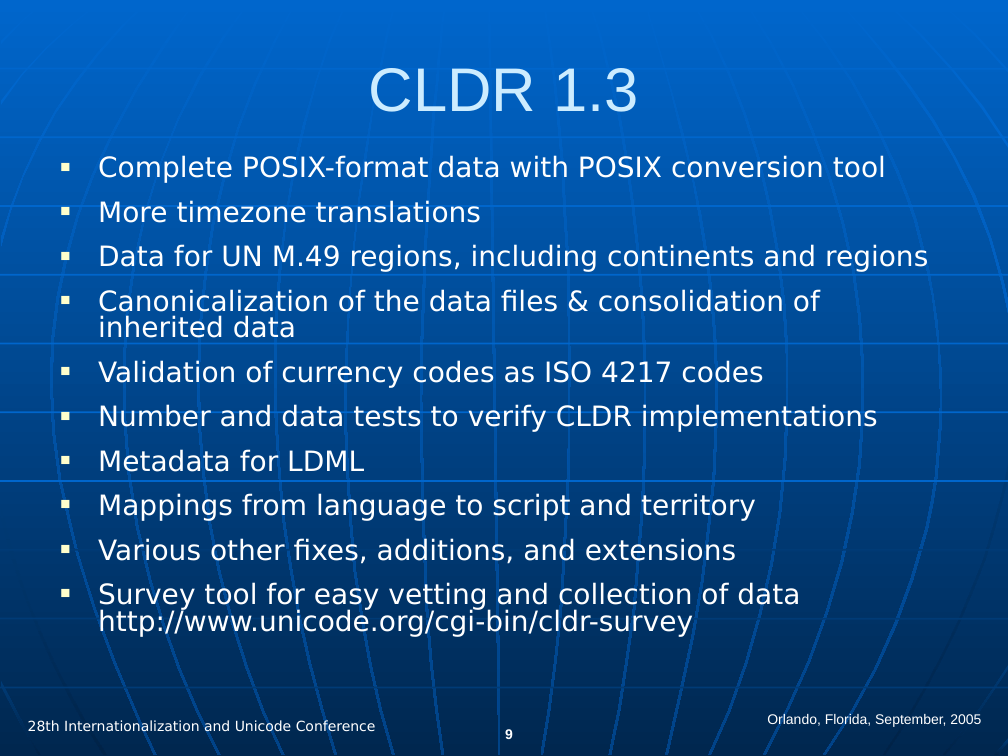
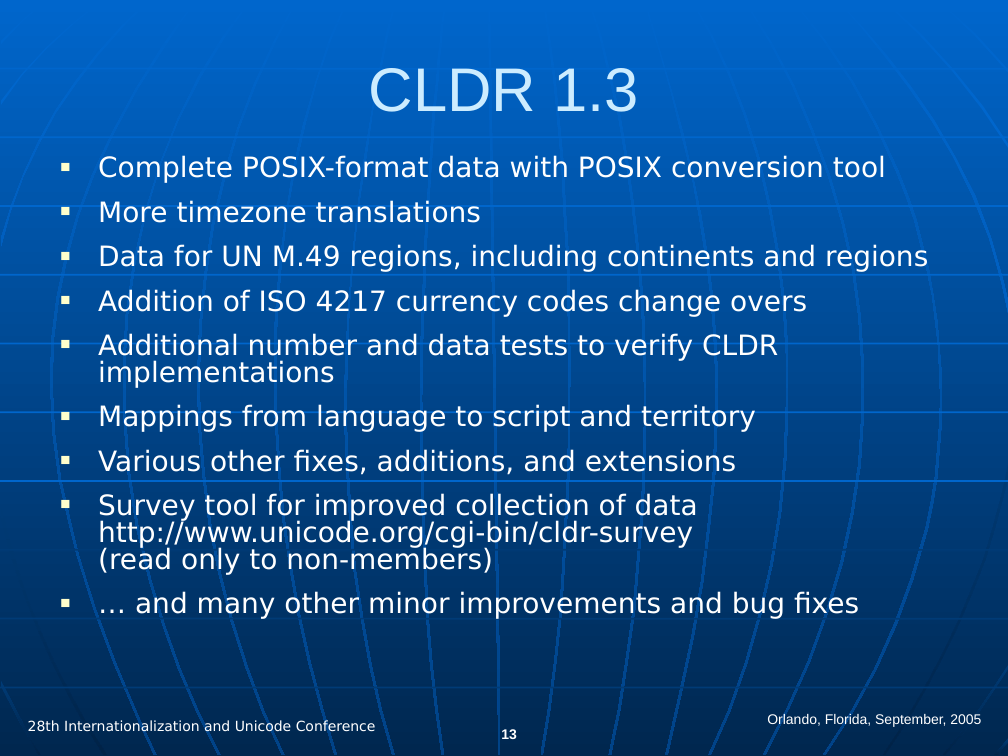
Before and after one commit to unicode-org/cldr, a slide deck: slide 13 of docs/presentations/cldr_overview.ppt (slide 9 before the commit). Drawn at 1008x756 pixels with LibreOffice and Linux fonts; fonts in the diff are those of the drawing. Boxes give left, top, right and bottom in pixels: in the first picture for what was removed or moved away, otherwise in the second. Text is boxed around its words. In the diff, an @@ line names an element or a change of style, - is before the commit and + after.

Commit message:
CLDR-0 presentation as presented at the IUC 28 conference
X-SVN-Rev: 1324

```diff
--- a/docs/presentations/cldr_overview.ppt
+++ b/docs/presentations/cldr_overview.ppt
@@ text at bbox=[98, 289, 807, 388]: text changed @@
-■ Canonicalization of the data files & consolidation of inherited data
-■ Validation of currency codes as ISO 4217 codes
-■ Number and data tests to verify CLDR implementations
-■ Metadata for LDML
+■ Addition of ISO 4217 currency codes change overs
+■ Additional number and data tests to verify CLDR implementations
@@ text at bbox=[98, 493, 859, 619]: text changed @@
-■ Survey tool for easy vetting and collection of data http://www.unicode.org/cgi-bin/cldr-survey
+■ Survey tool for improved collection of data http://www.unicode.org/cgi-bin/cldr-survey
+  (read only to non-members)
+■ … and many other minor improvements and bug fixes
@@ page number at bbox=[501, 729, 517, 739]: text changed @@
-9
+13
```
Also in this commit, not shown: 15 other slides changed, 2 slides added, 6 slides removed.
